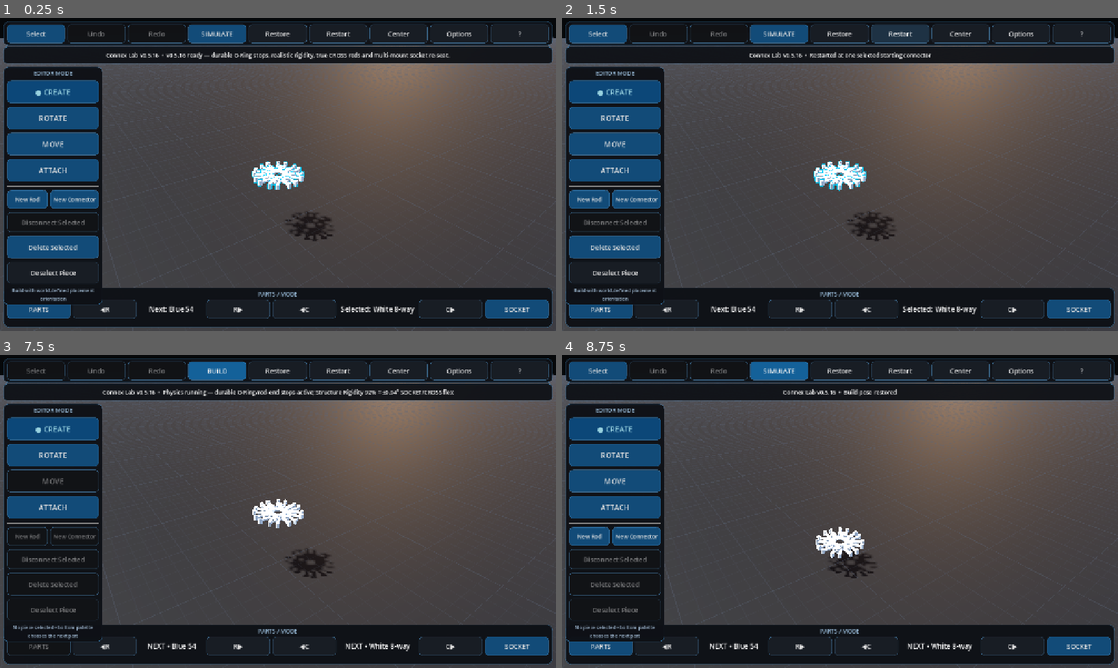
Above: before the commit, frames 1-4 (two rows, left to right).
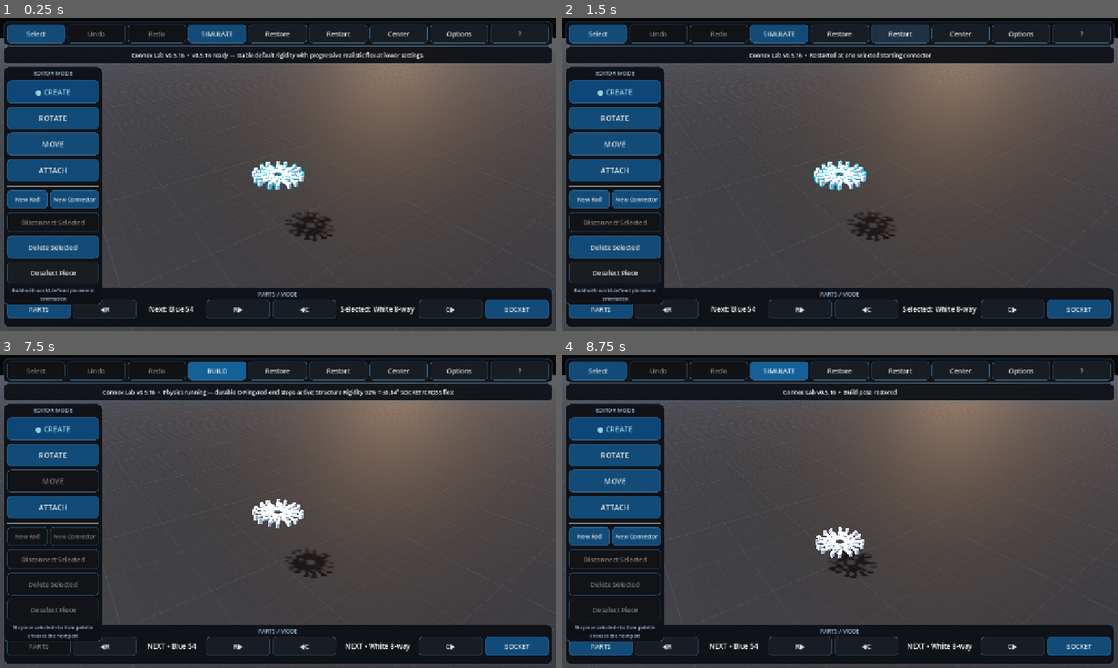
Above: after the commit, the same moments.

Repository: pixel375/connex
Game: Godot game, scene res://Main.tscn
Two runs of this game, one before a commit and one after it. Both use one fixed random seed, a clock stepped at 60 frames per second and the inputs below.
Inputs:
- Up to frame 1 (0.25 s): no input
- Up to frame 2 (1.5 s): click "Restart" at 0.5 s; click "Restart" at 1.25 s
- Up to frame 3 (7.5 s): click "Restart" at 2 s; click "New Rod" at 2.75 s; click "● New Rod" at 3.5 s; click "New Rod" at 4.25 s; click "● New Rod" at 5 s; click "Select" at 5.75 s; click "SELECT…" at 6.5 s; click "SIMULATE" at 7.25 s
- Up to frame 4 (8.75 s): click "BUILD" at 8 s

The runs differ from the first frame. In frame 1, 0.7% of the frame differs, in the area x 19-81%, y 10-14%; in frame 2, nothing differs; in frame 3, less than 0.1%; in frame 4, nothing differs.

Commit message:
Use stabilized v0.5.16 runtime

Diff:
--- a/Main.tscn
+++ b/Main.tscn
@@ -1,8 +1,8 @@
 [gd_scene load_steps=3 format=3]
 
-; v0.5.16 follow-up runtime: res://scripts/main_v072.gd
+; v0.5.16 stabilized follow-up runtime: res://scripts/main_v073.gd
 ; v0.5.15 stable lineage marker: res://scripts/main_v071.gd
-[ext_resource type="Script" path="res://scripts/main_v072.gd" id="1_main"]
+[ext_resource type="Script" path="res://scripts/main_v073.gd" id="1_main"]
 [ext_resource type="Script" path="res://scripts/physics_slider_fix_v052.gd" id="2_physics_fix"]
 
 [node name="Main" type="Node3D"]
